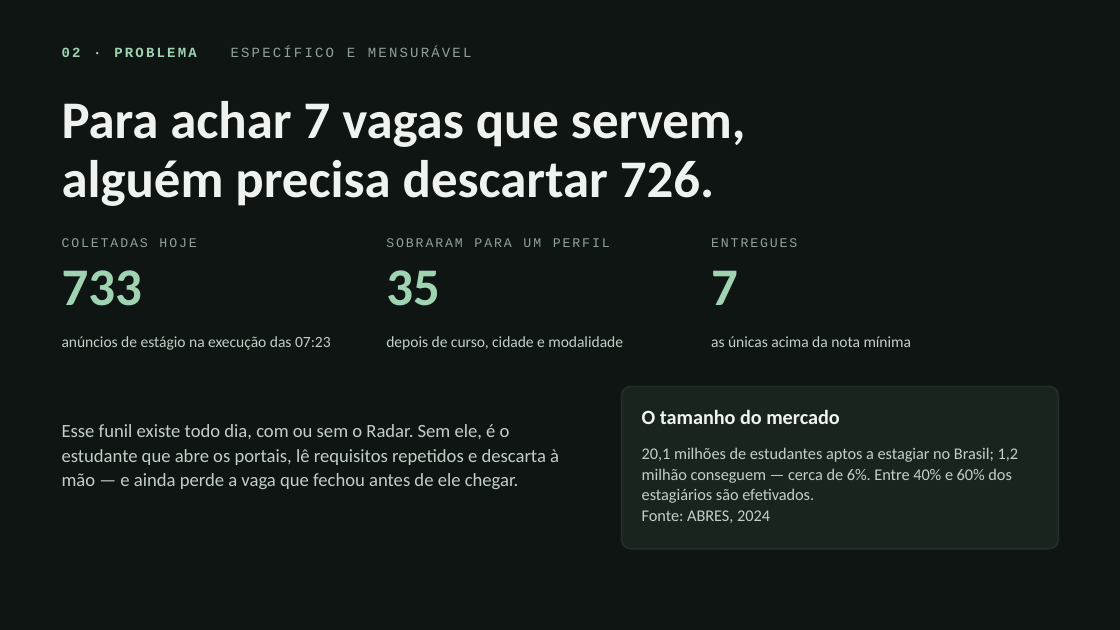
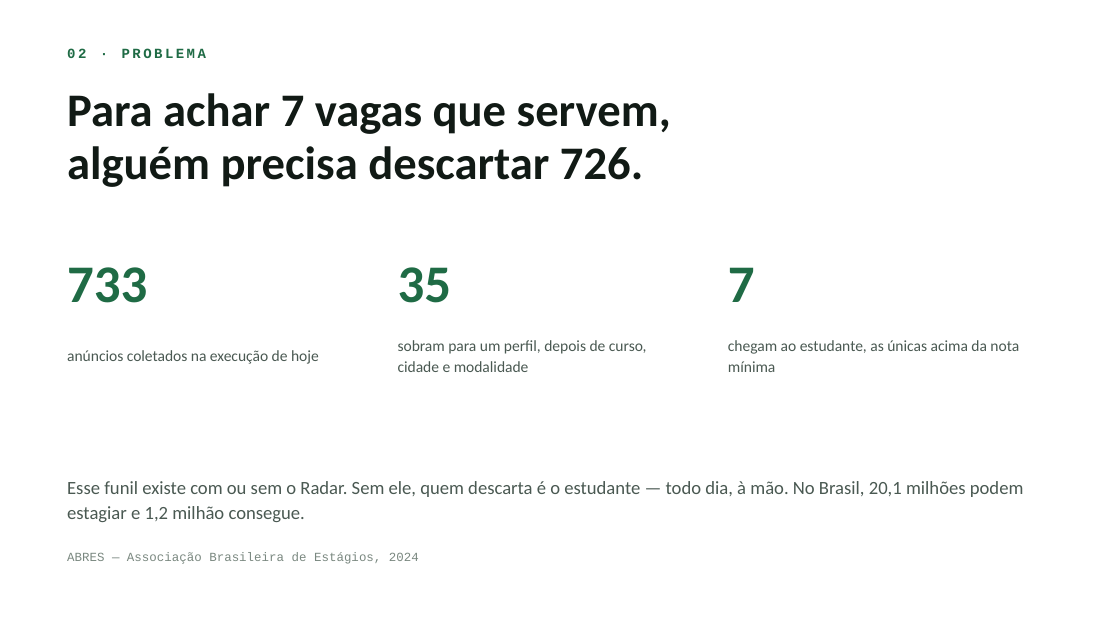
Before and after one commit to RadarEstagio/RadarEstagio, a slide deck: slide 2 of apresentacao/radar-de-estagio-pit.pptx. Drawn at 1120x630 pixels with LibreOffice and Linux fonts; fonts in the diff are those of the drawing. Boxes give left, top, right and bottom in pixels: in the first picture for what was removed or moved away, otherwise in the second. Text is boxed around its words. In the diff, an @@ line names an element or a change of style, - is before the commit and + after.

Commit message:
docs(apresentacao): refaz o pptx no tema claro, com notas do apresentador
Espelha o deck HTML: fundo branco, verde escuro como acento e o mesmo texto
enxuto. O que saiu dos slides foi para as notas de cada um, que é onde o
detalhe serve na hora de apresentar.

A altura do título passa a considerar a quebra de linha que o texto sofre na
largura do slide, não só as quebras escritas; sem isso o título de duas linhas
estourava a caixa. Mesma correção nos blocos e nas etapas do fluxo.

```diff
--- a/apresentacao/radar-de-estagio-pit.pptx
+++ b/apresentacao/radar-de-estagio-pit.pptx
@@ background #0F1512 to #FFFFFF @@
@@ text at (x1=67, y1=48, x2=207, y2=58): text changed; text colour #8FA298 to #1F6B45; bold on @@
-02 · PROBLEMA ESPECÍFICO E MENSURÁVEL
+02 · PROBLEMA
@@ text "Para achar 7 vagas que ..." at (x1=67, y1=93, x2=671, y2=187): size 34 to 30 pt, text colour #EEF3EF to #111A15; line spacing 0.92 to 0.95 @@
@@ text removed at (x1=62, y1=238, x2=196, y2=247) @@
-COLETADAS HOJE
@@ text removed at (x1=386, y1=238, x2=610, y2=247) @@
-SOBRARAM PARA UM PERFIL
@@ text removed at (x1=711, y1=238, x2=797, y2=247) @@
-ENTREGUES
@@ text "35" moved from (x1=386, y1=270, x2=440, y2=306) to (x1=398, y1=267, x2=452, y2=303) @@
@@ text colour #9FD3B2 to #1F6B45 in 3 elements at (x1=67, y1=267, x2=147, y2=303), (x1=398, y1=267, x2=452, y2=303), (x1=728, y1=267, x2=755, y2=302) @@
@@ text "7" moved from (x1=711, y1=270, x2=738, y2=305) to (x1=728, y1=267, x2=755, y2=302) @@
@@ text at (x1=67, y1=350, x2=319, y2=364): text changed; text colour #C2CFC7 to #4A5952 @@
-anúncios de estágio na execução das 07:23
+anúncios coletados na execução de hoje
@@ text at (x1=398, y1=340, x2=647, y2=372): text changed; text colour #C2CFC7 to #4A5952 @@
-depois de curso, cidade e modalidade
+sobram para um perfil, depois de curso, cidade e modalidade
@@ text at (x1=728, y1=340, x2=1019, y2=372): text changed; text colour #C2CFC7 to #4A5952 @@
-as únicas acima da nota mínima
+chegam ao estudante, as únicas acima da nota mínima
@@ rounded rectangle removed at (x1=622, y1=386, x2=1058, y2=549) @@
@@ text removed at (x1=642, y1=409, x2=839, y2=424) @@
-O tamanho do mercado
@@ text removed at (x1=62, y1=424, x2=559, y2=489) @@
-Esse funil existe todo dia, com ou sem o Radar. Sem ele, é o estudante que abre os portais, lê requisitos repetidos e descarta à mão — e ainda perde a vaga que fechou antes de ele chegar.
@@ text removed at (x1=642, y1=447, x2=1019, y2=523) @@
-20,1 milhões de estudantes aptos a estagiar no Brasil; 1,2 milhão conseguem — cerca de 6%. Entre 40% e 60% dos estagiários são efetivados.
-Fonte: ABRES, 2024
@@ text added at (x1=67, y1=481, x2=1024, y2=522), 12 pt, text #4A5952 @@
+Esse funil existe com ou sem o Radar. Sem ele, quem descarta é o estudante — todo dia, à mão. No Brasil, 20,1 milhões podem estagiar e 1,2 milhão consegue.
@@ text added at (x1=67, y1=552, x2=419, y2=564), 8 pt, text #7A8880 @@
+ABRES — Associação Brasileira de Estágios, 2024
```
Also in this commit, not shown: 9 other slides changed, 1 other file.
